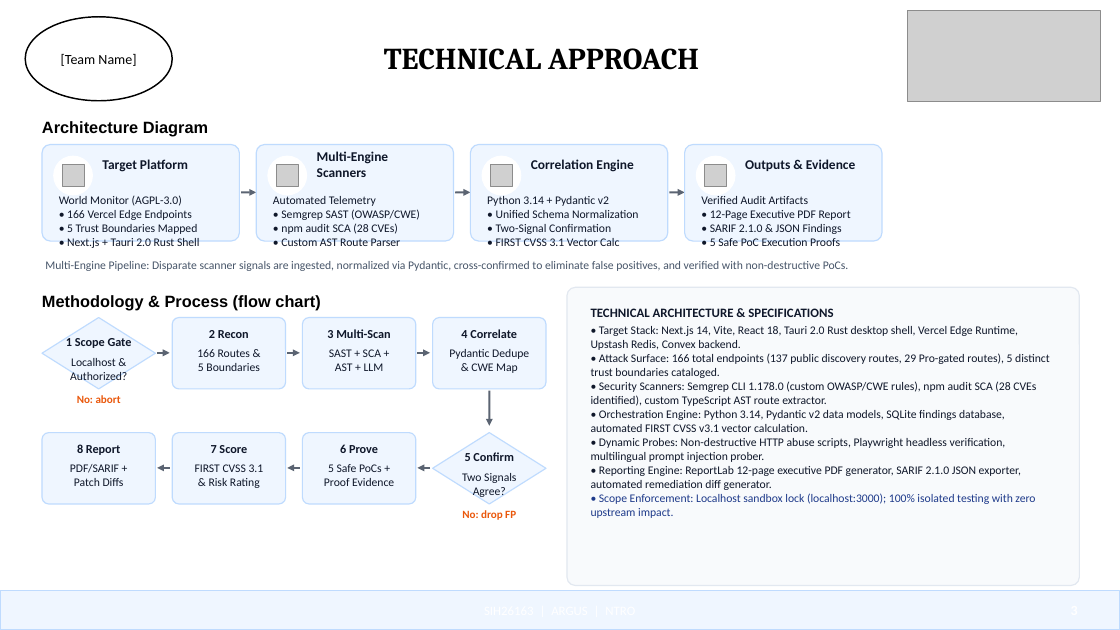
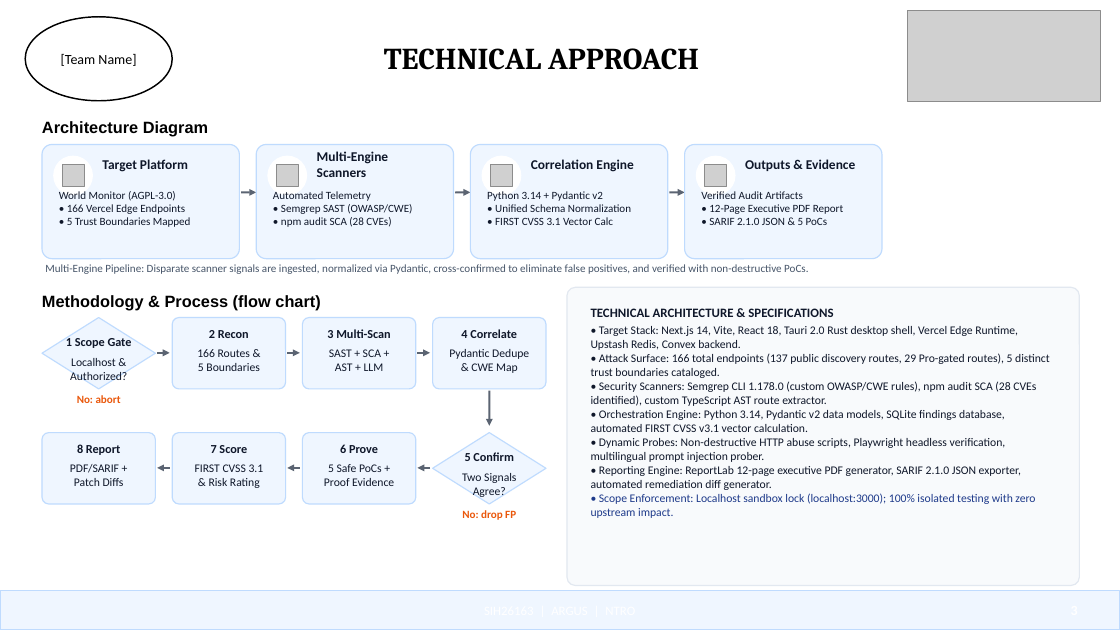
Before and after one commit to princeyadaviiit/argus-world-monitor, a slide deck: slide 3 of SIH26163_ARGUS_Idea_PPT_Color.pptx. Drawn at 1120x630 pixels with LibreOffice and Linux fonts; fonts in the diff are those of the drawing; grey boxes stand for pictures. Boxes give left, top, right and bottom in pixels: in the first picture for what was removed or moved away, otherwise in the second. Text is boxed around its words. In the diff, an @@ line names an element or a change of style, - is before the commit and + after.

```diff
--- a/SIH26163_ARGUS_Idea_PPT_Color.pptx
+++ b/SIH26163_ARGUS_Idea_PPT_Color.pptx
@@ rounded rectangle: place and size @@
-rounded rectangle at bbox=[42, 145, 239, 241]
+rounded rectangle at bbox=[42, 145, 239, 259]
@@ rounded rectangle: place and size @@
-rounded rectangle at bbox=[256, 145, 454, 241]
+rounded rectangle at bbox=[256, 145, 454, 259]
@@ rounded rectangle: place and size @@
-rounded rectangle at bbox=[471, 145, 668, 241]
+rounded rectangle at bbox=[471, 145, 668, 259]
@@ rounded rectangle: place and size @@
-rounded rectangle at bbox=[685, 145, 882, 241]
+rounded rectangle at bbox=[685, 145, 882, 259]
@@ size 10 to 9.5 pt in 4 elements at bbox=[45, 264, 808, 274], bbox=[487, 191, 631, 225], bbox=[273, 191, 412, 227], bbox=[59, 191, 191, 227] @@
@@ text at bbox=[701, 191, 843, 214]: size 10 to 9.5 pt in "Verified Audit Artifacts", "• 12-Page Executive PDF Report" @@
@@ text at bbox=[67, 238, 200, 248]: paragraph removed @@
-• Next.js + Tauri 2.0 Rust Shell
@@ text at bbox=[281, 238, 401, 246]: paragraph removed @@
-• Custom AST Route Parser
@@ text at bbox=[496, 224, 611, 234]: paragraph removed @@
-• Two-Signal Confirmation
@@ text at bbox=[709, 218, 828, 225]: text changed; size 10 to 9.5 pt @@
-• SARIF 2.1.0 & JSON Findings
-• 5 Safe PoC Execution Proofs
+• SARIF 2.1.0 JSON & 5 PoCs
```
Also in this commit, not shown: 1 other slide changed, 1 slide added, 1 slide removed, 2 other files.
